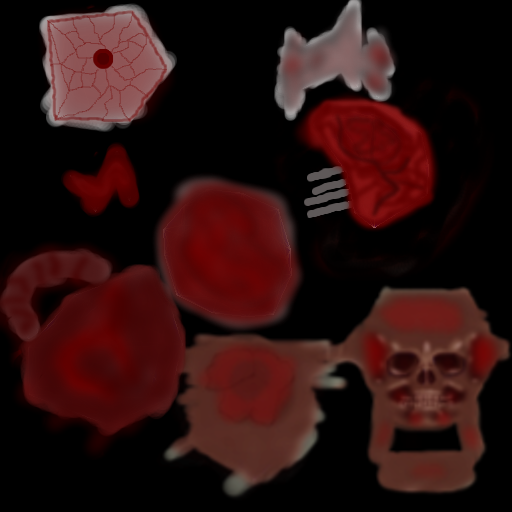
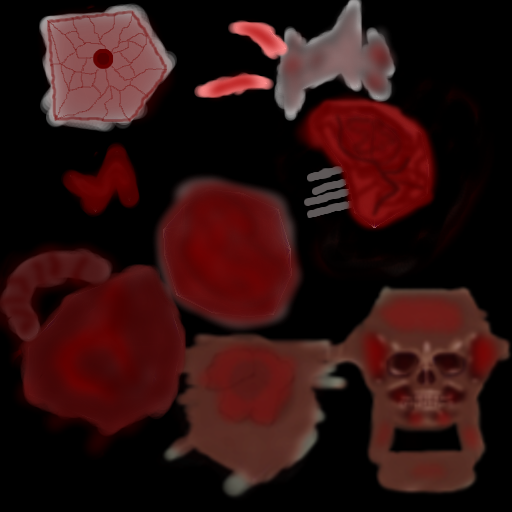
The second (512, 512) image is a revision of the first. Changes to its layers:
painted on "Pasted Layer#1" over [194, 19, 289, 102]
painted on "Background" over [203, 24, 286, 94]
